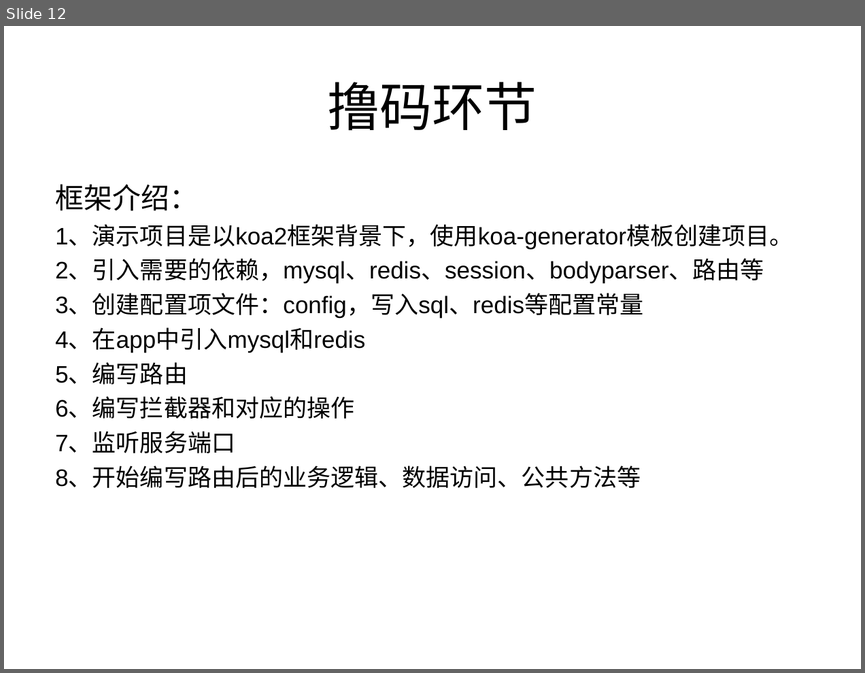
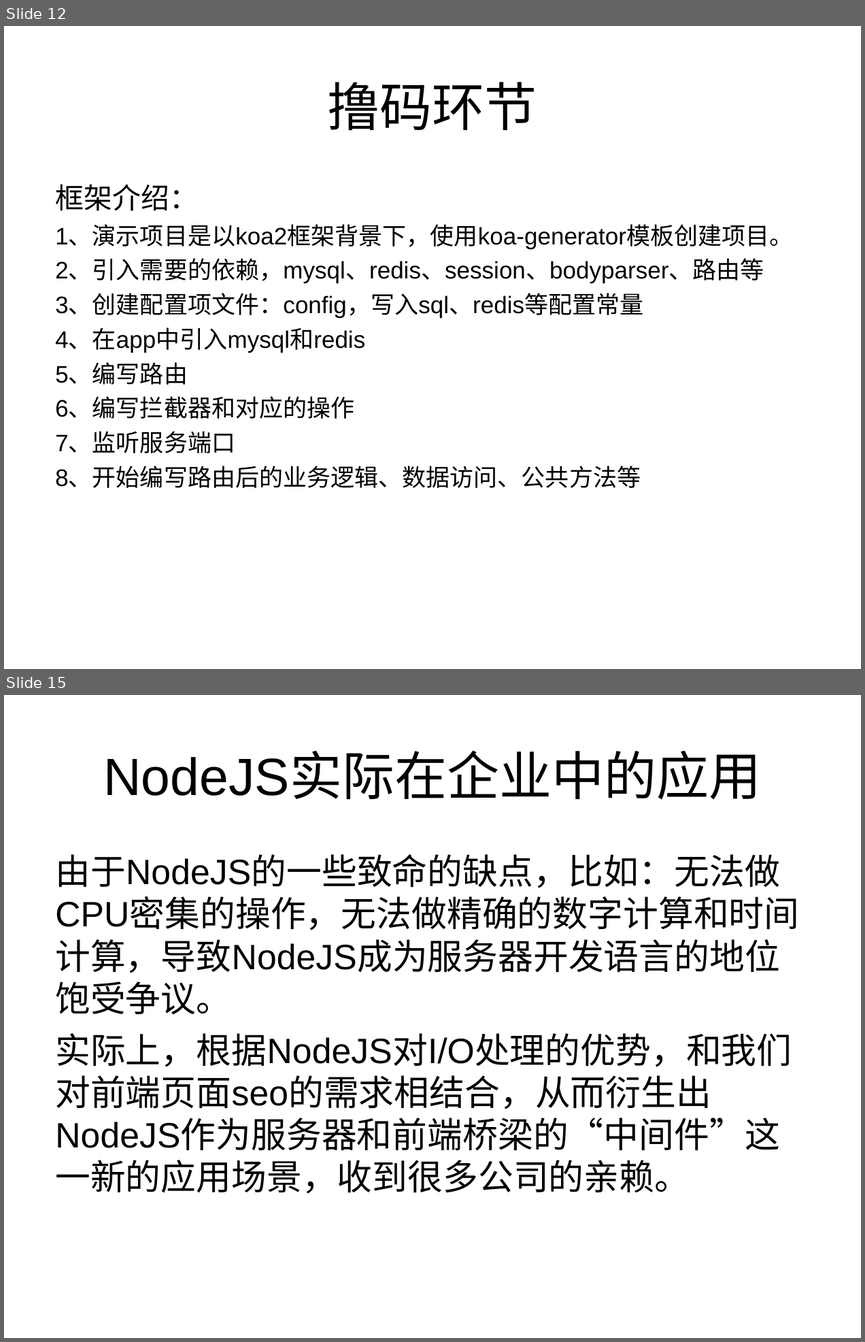
Before and after one commit to Alan055/node-koa, a slide deck: Alan-node解读.ppt. Shown one above the other, each under a label of ours: slide 12 before the commit, slides 12 and 15 after it; the slides between them are not shown. The pictures are 865x673 and 865x1342 pixels, drawn with LibreOffice and Linux fonts; fonts in the diff are those of the drawing. Boxes give left, top, right and bottom in pixels: in the first picture for what was removed or moved away, otherwise in the second. Text is boxed around its words. In the diff, an @@ line names an element or a change of style, - is before the commit and + after.

```diff
--- a/Alan-node解读.ppt
+++ b/Alan-node解读.ppt
@@ slide 15 added at [4, 695, 861, 1338], background #FFFFFF @@
@@ title added at [103, 753, 761, 800], 44 pt, text #000000 @@
+NodeJS实际在企业中的应用
@@ text added at [55, 854, 799, 1193], 29.6 pt, text #000000 @@
+由于NodeJS的一些致命的缺点，比如：无法做CPU密集的操作，无法做精确的数字计算和时间计算，导致NodeJS成为服务器开发语言的地位饱受争议。
+实际上，根据NodeJS对I/O处理的优势，和我们对前端页面seo的需求相结合，从而衍生出NodeJS作为服务器和前端桥梁的“中间件”这一新的应用场景，收到很多公司的亲赖。
```
Also in this commit, not shown: 6 other slides added, 26 other files.
